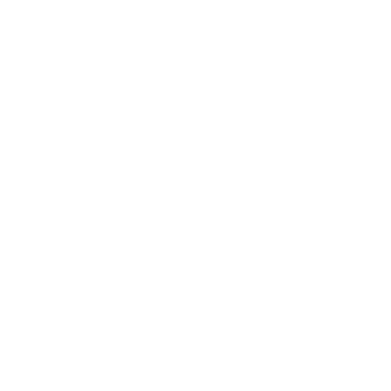
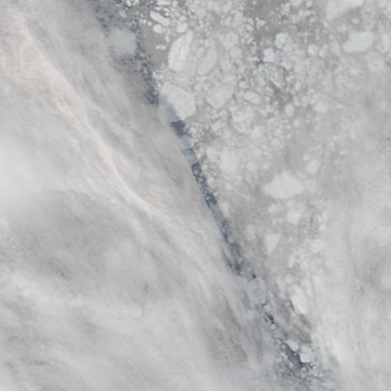
Comparing the layer stacks of the two 391×391 images. Changes:
added layer "000_baffin_bay_100km_20040725.terra.truecolor.250m" above "Background" over [0, 0, 391, 391]
